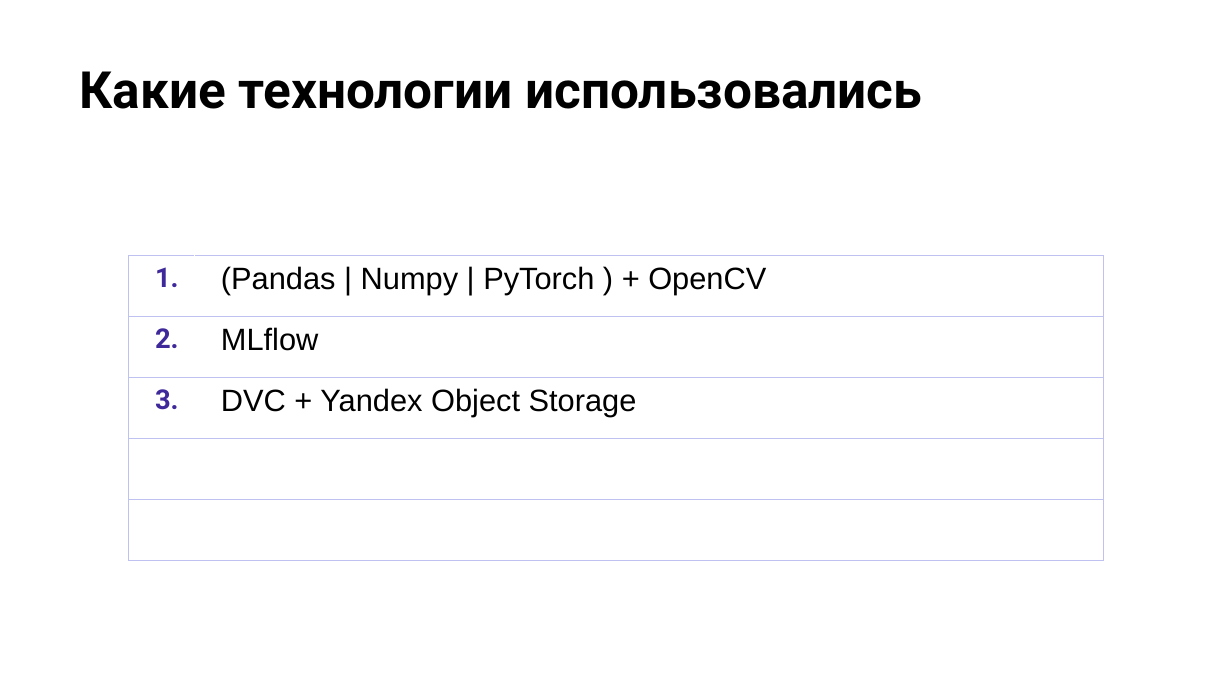
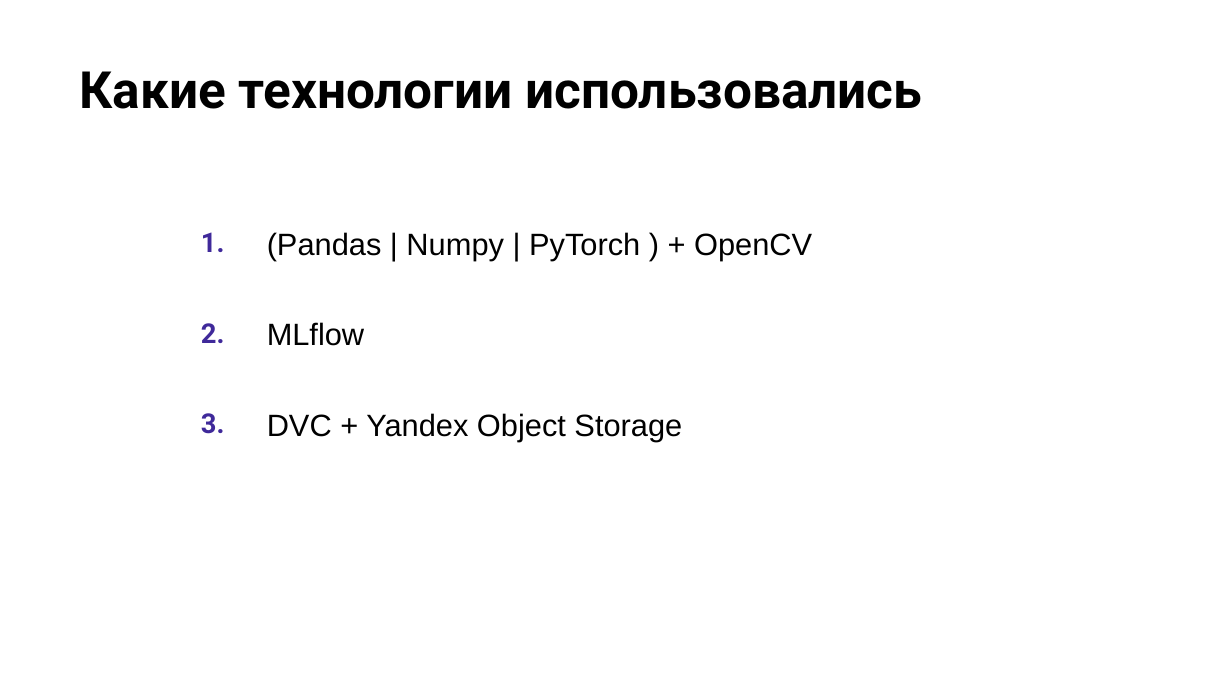
Before and after one commit to XR443/psychic-spoon, a slide deck: slide 5 of Презентация.odp (slide 6 before the commit). Drawn at 1232x693 pixels with LibreOffice and Linux fonts; fonts in the diff are those of the drawing; background and template pictures are left out. Boxes give left, top, right and bottom in pixels: in the first picture for what was removed or moved away, otherwise in the second. Text is boxed around its words. In the diff, an @@ line names an element or a change of style, - is before the commit and + after.

```diff
--- a/Презентация.odp
+++ b/Презентация.odp
@@ table at box(174, 222, 1149, 616) @@
@@ borders changed @@
@@ table: place and size @@
-table at box(128, 256, 1104, 562)
+table at box(174, 222, 1149, 616)
```
Also in this commit, not shown: 5 other slides changed, 4 slides added, 37 slides removed, 6 other files.
